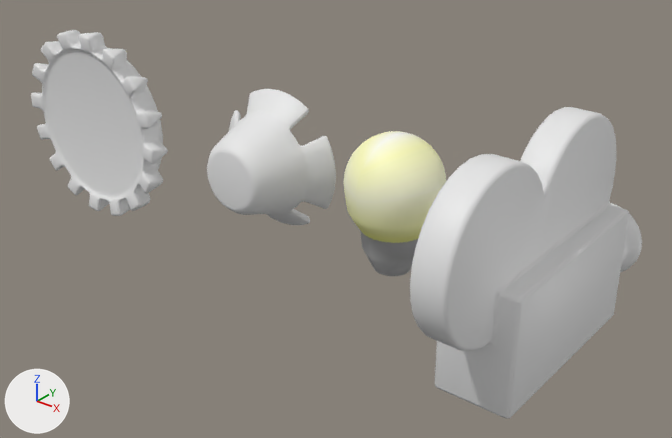
One commit to the Blender file src/_engine/3dModels/3DSymbols.blend: the scene before it, then after it.
One viewpoint serves both versions: a 50 mm camera at (5.22, -2.94, 1.97) aimed at (2.6, 0.34, -0.06). Every picture has the same lights, and +X, +Y and +Z are marked at lower left. The older version comes first.

Names of what the first picture shows: 'CameraSymbol', 'DirectionalLightSymbol', 'PointLightSymbol', 'SpotLigthSymbol'.
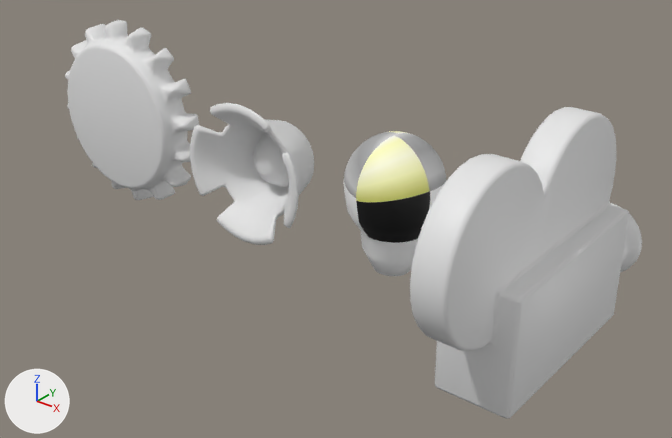
Changed parts and their boxes (x1, y1, x2, y2) in the pictures (672 x 438 px):
'DirectionalLightSymbol', turned: before (31, 30, 168, 216); after (65, 20, 199, 200)
'SpotLigthSymbol', turned: before (207, 89, 336, 225); after (190, 103, 314, 245)
part 1 of me_sphere, surface changed: (344, 131, 446, 276) in both

Edits to the bpy script that builds the scene:
```text
Change me_sphere:
    where me_sphere.from_pydata(...)  # 482 vertices, 512 faces; spans x -0.24..0.24, y -0.24..0.24, z -0.465..0.24
    used by ob_pointlightsymbol; location = (2.947, 0.347, 0.232)
    me_sphere part 1: texture (UV) coordinates of 512 of 512 faces, centred in x -0.235..0.235, y -0.235..0.235, z -0.462..0.237, changed; they spanned u 0.01..0.49, v 0.75..1.0 and now span u 0.02..0.97, v 0.5..1.0
Change ob_spotligthsymbol:
    ob_spotligthsymbol.rotation_euler: (-1.571, 0.0, 0.0) -> (-1.571, 0.0, -3.142)  # degrees (-90, 0, 0) -> degrees (-90, 0, -180)
Change ob_directionallightsymbol:
    ob_directionallightsymbol.rotation_euler: (-1.571, 0.0, 0.0) -> (-4.712, 0.0, 0.0)  # degrees (-90, 0, 0) -> degrees (-270, 0, 0)
```
